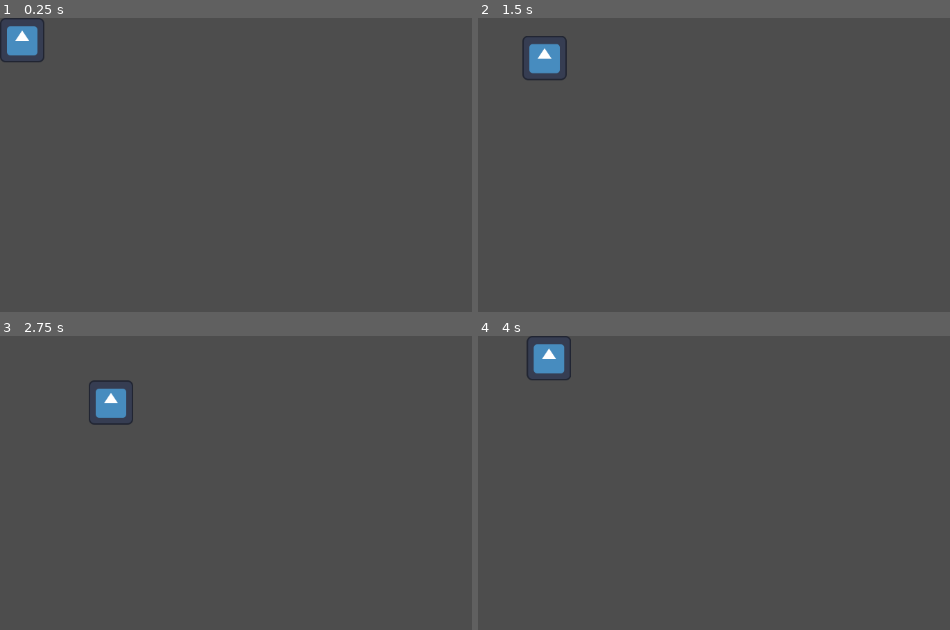
Above: before the commit, frames 1-4 (two rows, left to right).
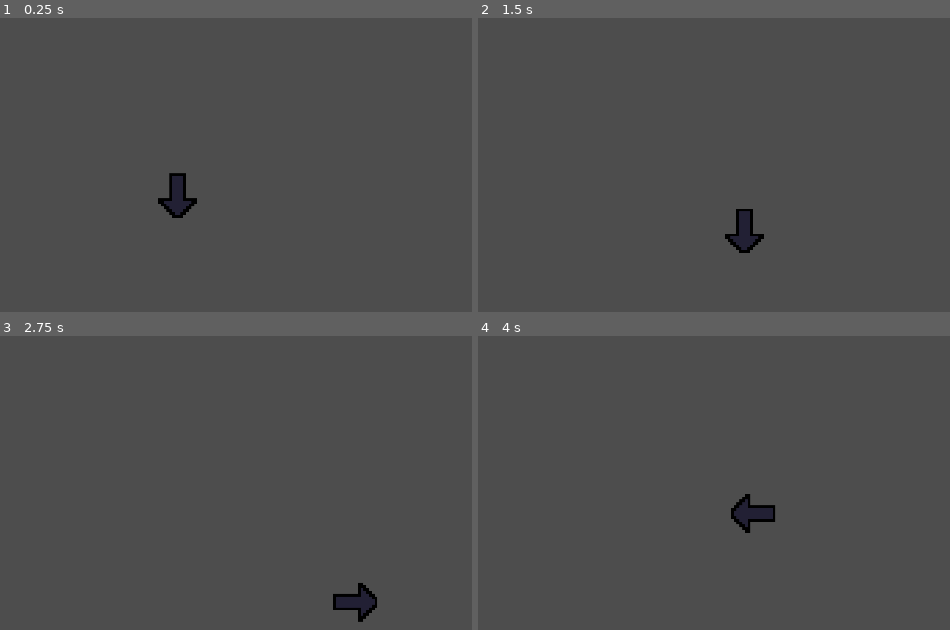
Above: after the commit, the same moments.

Repository: kori31415/FrameJam-2026
Game: Godot game, scene res://Test_Scene.tscn
The game is run twice, just before and just after one commit, with the same random seed, the same clock (stepped at 60 frames per second) and the same inputs. The project has no main scene, so this scene is started directly. The engine's default icon, where the game draws it, is replaced by a stand-in: a white triangle on a blue panel in a dark square.
Inputs:
- Up to frame 1 (0.25 s): no input
- Up to frame 2 (1.5 s): tap Enter at 0.5 s; hold D (Right) 0.53-1.28 s; hold S (Down) from 1.28 s (still down)
- Up to frame 3 (2.75 s): release S (Down) at 2.03 s; hold D (Right) from 2.03 s (still down)
- Up to frame 4 (4 s): release D (Right) at 2.78 s; hold Up (Up) 2.78-3.53 s; hold A (Left) from 3.53 s (still down)

The runs differ from the first frame. In frame 1, 1.5% of the frame differs, in the area x 0-42%, y 0-69%; in frame 2, 1.6%, in the area x 9-61%, y 6-80%; in frame 3, 1.5%; in frame 4, 1.6%.

Commit message:
Character Animation
Made it so when a character moves their sprite faces in that direction.

Diff:
--- a/Player_Character.gd
+++ b/Player_Character.gd
@@ -1,21 +1,28 @@
 extends CharacterBody2D
 
-const tile_size = 64
+@onready var _animation_player = $Animations
+
+const tile_size = 16
 const move_speed = 0.5
 var moving = false
 var input_direction
 
 func _physics_process(delta: float) -> void:
-	input_direction = Vector2.ZERO
-	if Input.is_action_just_pressed("Left"):
-		input_direction = Vector2.LEFT
-	elif Input.is_action_just_pressed("Right"):
-		input_direction = Vector2.RIGHT
-	elif Input.is_action_just_pressed("Up"):
-		input_direction = Vector2.UP
-	elif Input.is_action_just_pressed("Down"):
-		input_direction = Vector2.DOWN
-	move()
+	if not moving:
+		input_direction = Vector2.ZERO
+		if Input.is_action_just_pressed("Left"):
+			input_direction = Vector2.LEFT
+			_animation_player.play("Face_Left")
+		elif Input.is_action_just_pressed("Right"):
+			input_direction = Vector2.RIGHT
+			_animation_player.play("Face_Right")
+		elif Input.is_action_just_pressed("Up"):
+			input_direction = Vector2.UP
+			_animation_player.play("Face_Up")
+		elif Input.is_action_just_pressed("Down"):
+			input_direction = Vector2.DOWN
+			_animation_player.play("Face_Down")
+		move()
 
 func move():
 	if input_direction:
--- a/Test_Scene.tscn
+++ b/Test_Scene.tscn
@@ -1,21 +1,74 @@
 [gd_scene format=3 uid="uid://bkkng2ner2ff1"]
 
 [ext_resource type="Script" uid="uid://ch3tsdonuffk6" path="res://Player_Character.gd" id="1_cwt80"]
-[ext_resource type="Texture2D" uid="uid://8f6cys62b6sw" path="res://icon.svg" id="2_4g0oj"]
+[ext_resource type="Texture2D" uid="uid://ckpa4ho5chvnv" path="res://Arrow Placeholder.png" id="2_cwt80"]
 
 [sub_resource type="RectangleShape2D" id="RectangleShape2D_udkbk"]
 size = Vector2(64, 64)
 
-[node name="Node2D" type="Node2D" unique_id=1179221088]
+[sub_resource type="AtlasTexture" id="AtlasTexture_4g0oj"]
+atlas = ExtResource("2_cwt80")
+region = Rect2(51, 0, 16, 16)
 
-[node name="CharacterBody2D" type="CharacterBody2D" parent="." unique_id=1789930929]
+[sub_resource type="AtlasTexture" id="AtlasTexture_udkbk"]
+atlas = ExtResource("2_cwt80")
+region = Rect2(34, 0, 16, 16)
+
+[sub_resource type="AtlasTexture" id="AtlasTexture_e0b67"]
+atlas = ExtResource("2_cwt80")
+region = Rect2(0, 0, 16, 16)
+
+[sub_resource type="AtlasTexture" id="AtlasTexture_m6eui"]
+atlas = ExtResource("2_cwt80")
+region = Rect2(17, 0, 16, 16)
+
+[sub_resource type="SpriteFrames" id="SpriteFrames_cart1"]
+animations = [{
+"frames": [{
+"duration": 1.0,
+"texture": SubResource("AtlasTexture_4g0oj")
+}],
+"loop": true,
+"name": &"Face_Down",
+"speed": 5.0
+}, {
+"frames": [{
+"duration": 1.0,
+"texture": SubResource("AtlasTexture_udkbk")
+}],
+"loop": true,
+"name": &"Face_Left",
+"speed": 5.0
+}, {
+"frames": [{
+"duration": 1.0,
+"texture": SubResource("AtlasTexture_e0b67")
+}],
+"loop": true,
+"name": &"Face_Right",
+"speed": 5.0
+}, {
+"frames": [{
+"duration": 1.0,
+"texture": SubResource("AtlasTexture_m6eui")
+}],
+"loop": true,
+"name": &"Face_Up",
+"speed": 5.0
+}]
+
+[node name="CharacterBody2D" type="CharacterBody2D" unique_id=1789930929]
 script = ExtResource("1_cwt80")
 
-[node name="CollisionShape2D" type="CollisionShape2D" parent="CharacterBody2D" unique_id=1755353254]
+[node name="CollisionShape2D" type="CollisionShape2D" parent="." unique_id=1755353254]
 position = Vector2(32, 32)
 shape = SubResource("RectangleShape2D_udkbk")
 
-[node name="Sprite2D" type="Sprite2D" parent="CharacterBody2D" unique_id=2146135057]
+[node name="Animations" type="AnimatedSprite2D" parent="." unique_id=787250391]
+texture_filter = 1
 position = Vector2(32, 32)
 scale = Vector2(0.5, 0.5)
-texture = ExtResource("2_4g0oj")
+sprite_frames = SubResource("SpriteFrames_cart1")
+animation = &"Face_Down"
+
+[node name="Node2D" type="Node2D" parent="." unique_id=1179221088]
--- a/project.godot
+++ b/project.godot
@@ -13,6 +13,10 @@
 config/name="FrameJam 2026"
 config/features=PackedStringArray("4.6", "Forward Plus")
 config/icon="res://icon.svg"
+
+[display]
+
+window/stretch/scale=8.0
 
 [input]
 
Binary file added: Arrow Placeholder.png
Not shown, added: Arrow Placeholder.png.import
